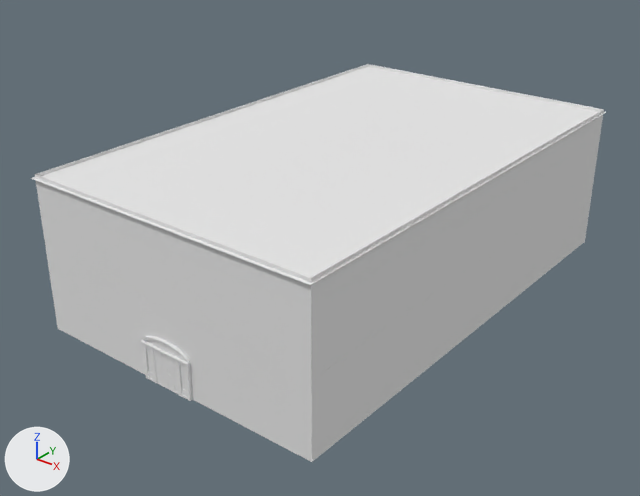
A saved change to the OBJ model RavenHill/Assets/3dModel/MainHall01.obj.
The view is the same before and after, from a 50 mm lens placed at (3147.0, -3871.0, 2790.0), pointed at (-29.0, 98.0, 329.0). Arrows for +X, +Y and +Z are at lower left; the lights stay in place. Where no turn or scale is listed for an object, it has been applied to the vertices. Vertices at the same position are counted once.

Before the edit, the objects in view are built like this:
```python
me_mainhall01 = bpy.data.meshes.new('MainHall01')
me_mainhall01.from_pydata(...)  # 1870 vertices, 1585 faces; spans x -1008.0..1008.0, y -1268.0..1943.0, z -11.0..1000.0
me_mainhall01.materials.append(mat_initialshadinggroup)  # white #e7e7e7
ob_mainhall01 = bpy.data.objects.new('MainHall01', me_mainhall01)
ob_mainhall01.location = (0.0, 0.0, 0.0)
```
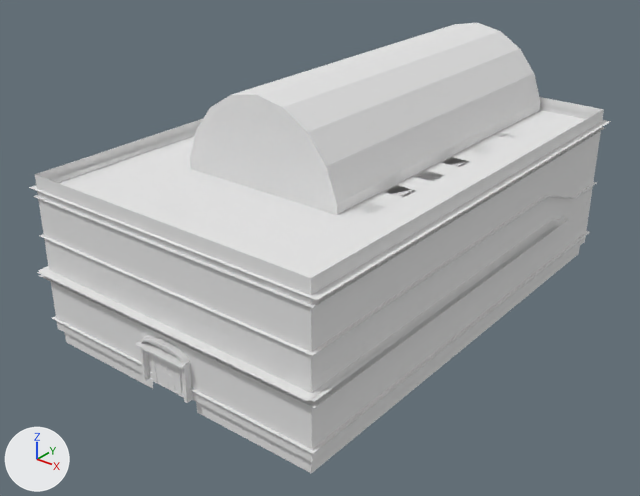
What changed in the scene script:
```text
Add mat_lambert6sg:
    mat_lambert6sg = principled_material('lambert6SG')
    mat_lambert6sg.base_color = (0.8, 0.8, 0.8)  # white #e7e7e7
    mat_lambert6sg.roughness = 1.0
Change me_mainhall01:
    used by ob_mainhall01; location = (0.0, 0.0, 0.0)
    remove me_mainhall01.from_pydata(...)  # 1870 vertices, 1585 faces; spans x -1008.0..1008.0, y -1268.0..1943.0, z -11.0..1000.0
    add me_mainhall01.from_pydata(...)  # 2753 vertices, 2383 faces; spans x -1044.0..1044.0, y -1306.0..1986.0, z -99.0..1464.0
    me_mainhall01 part 1: a new loose piece, a box spanning x -178.0..-157.0, y -1282.0..-1216.0, z -1.0..217.0, in mat_initialshadinggroup (white #e7e7e7)
    me_mainhall01 part 2: a new loose piece, a box spanning x 153.0..174.0, y -1282.0..-1216.0, z -1.0..217.0, in mat_initialshadinggroup (white #e7e7e7)
    me_mainhall01 part 3: the loose piece of 104 vertices spanning x -183.0..179.0, y -1268.0..-1230.0, z 227.0..301.0 is scaled about its middle by (1, 3.05, 1)
    me_mainhall01 part 4: the loose piece of 4 vertices spanning x -1008.0..1008.0, y -1263.0..1943.0, z 979.0 is rebuilt with 26 vertices and now spans x -1015.0..1015.0, y -1262.0..1946.0, z 866.0..945.0, in mat_lambert6sg (white #e7e7e7)
    me_mainhall01 part 5: the loose piece of 8 vertices spanning x -178.0..-157.0, y -1260.0..-1238.0, z -1.0..217.0 is deleted
    me_mainhall01 part 6: the loose piece of 8 vertices spanning x -180.0..176.0, y -1263.0..-1234.0, z 217.0..227.0 is deleted
    me_mainhall01 part 7: 48 vertices moved from x -361.0..361.0, y -628.0..-572.0, z 447.0..576.0 to x -361.0..361.0, y -729.0..-633.0, z 447.0..576.0; 7 vertices removed from x 153.0..174.0, y -1260.0..-1238.0, z -1.0..217.0; 860 vertices added at x -1044.0..1044.0, y -1306.0..1986.0, z -99.0..1464.0
    add me_mainhall01.materials.append(mat_lambert6sg)  # white #e7e7e7
```

Where the change shows, as pixel boxes (x1, y1, x2, y2) in the pictures (640 x 496 px; the box of a moved part takes in the faces that stretch with it):
'MainHall01', reshaped (13% taller): before (31, 64, 606, 462); after (29, 23, 611, 473)
part 1 of me_mainhall01, added: after (139, 348, 149, 381)
part 2 of me_mainhall01, added: after (182, 366, 193, 403)
part 3 of me_mainhall01, moved or reshaped: before (140, 336, 190, 366); after (135, 336, 190, 369)
part 4 of me_mainhall01, rebuilt: before (31, 66, 606, 285); after (33, 107, 605, 308)
part 5 of me_mainhall01, deleted: before (143, 345, 149, 379)
part 6 of me_mainhall01, deleted: before (142, 344, 190, 367)
part 7 of me_mainhall01, built on: before (185, 366, 193, 401); after (29, 23, 611, 473)
